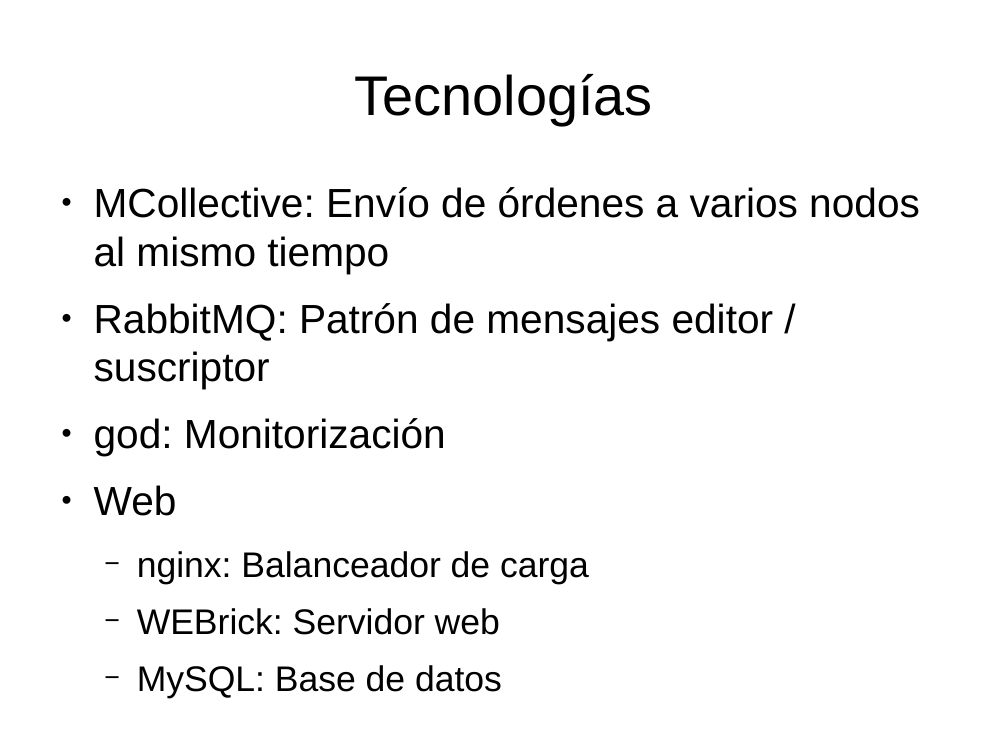
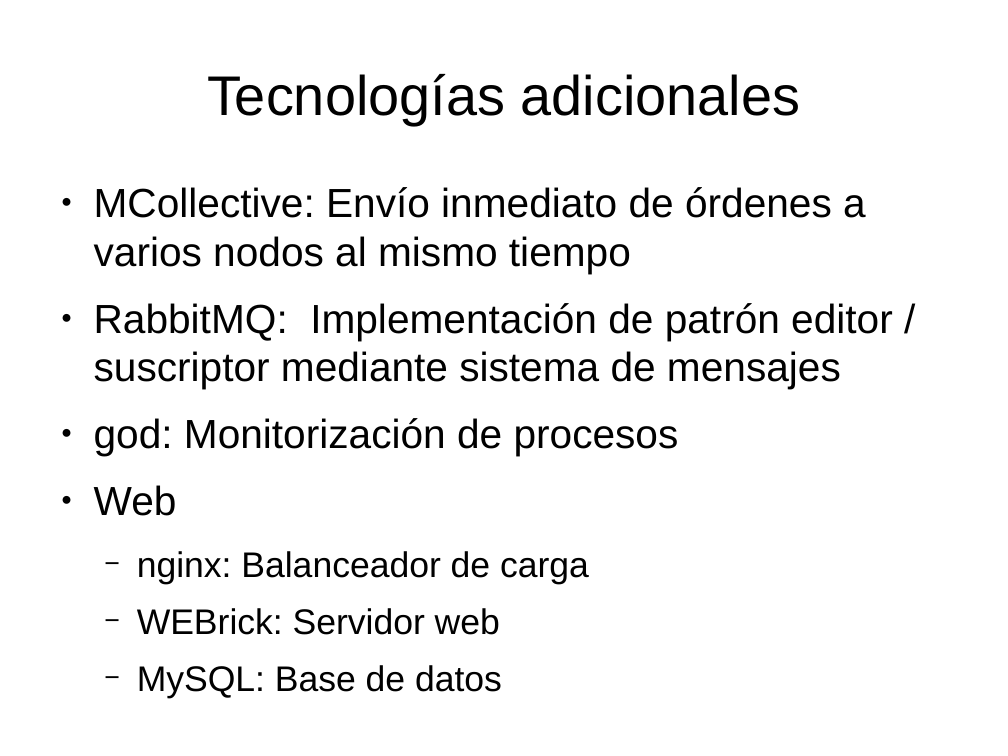
Before and after one commit to dcere/pfc, a slide deck: slide 30 of adm/presentacion/presentacion.odp. Drawn at 1008x756 pixels with LibreOffice and Linux fonts; fonts in the diff are those of the drawing. Boxes give left, top, right and bottom in pixels: in the first picture for what was removed or moved away, otherwise in the second. Text is boxed around its words. In the diff, an @@ line names an element or a change of style, - is before the commit and + after.

```diff
--- a/adm/presentacion/presentacion.odp
+++ b/adm/presentacion/presentacion.odp
@@ title at (207, 74, 800, 125): text changed @@
-Tecnologías
+Tecnologías adicionales
@@ text at (94, 187, 893, 456): text changed @@
-● MCollective: Envío de órdenes a varios nodos al mismo tiempo
-● RabbitMQ: Patrón de mensajes editor / suscriptor
-● god: Monitorización
+● MCollective: Envío inmediato de órdenes a varios nodos al mismo tiempo
+● RabbitMQ: Implementación de patrón editor / suscriptor mediante sistema de mensajes
+● god: Monitorización de procesos
```
Also in this commit, not shown: 11 other slides changed, 1 slide removed, 1 other file.
